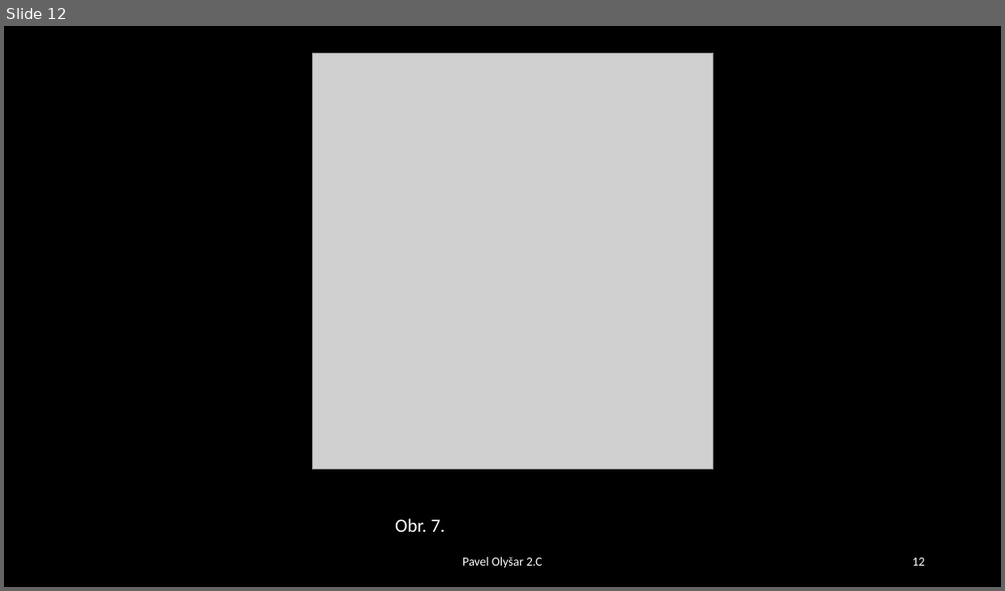
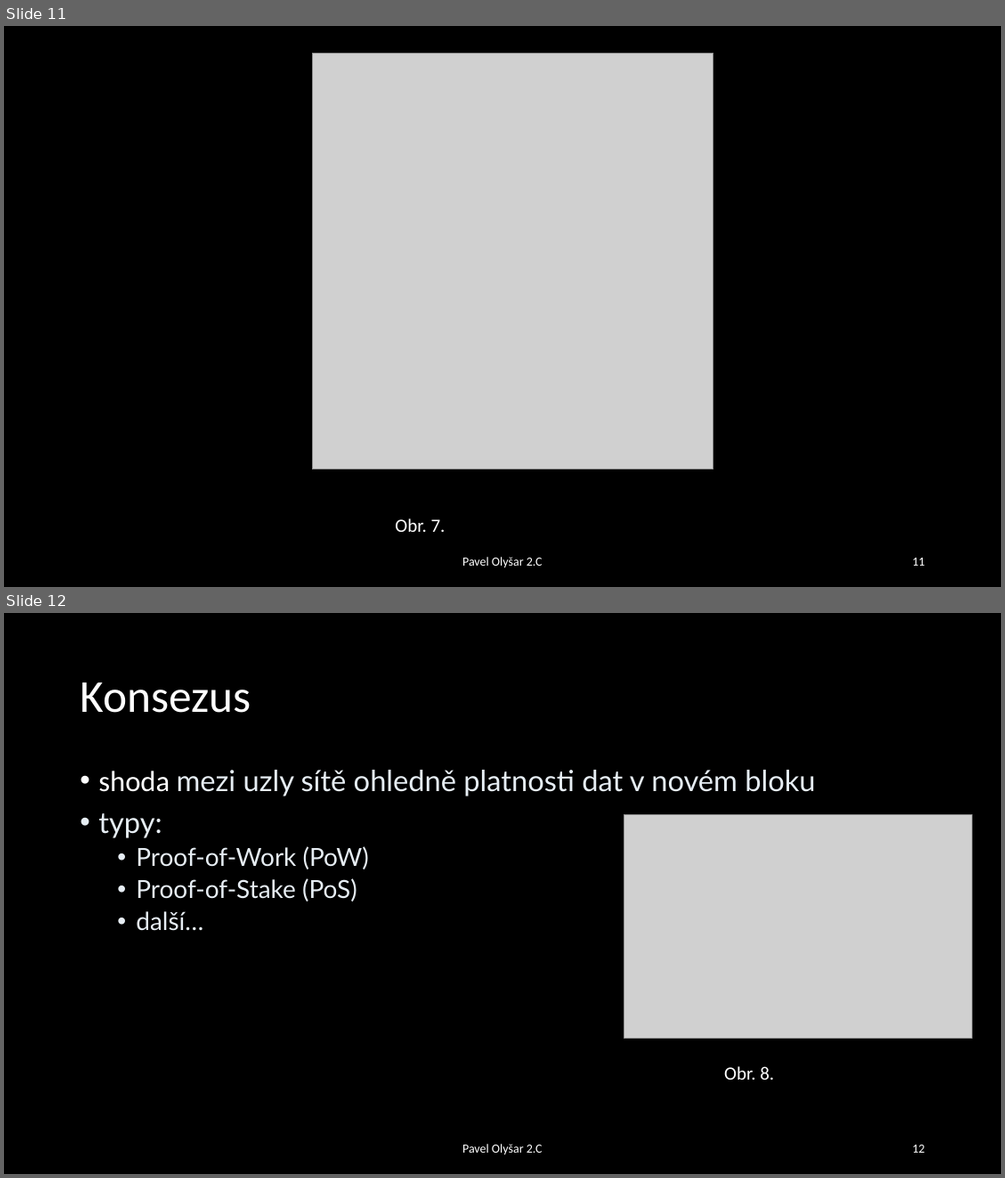
Before and after one commit to PavelOlysar/BlockchainProject, a slide deck: Skripta/Blockchain - Pavel Olyšar.pptx. Shown one above the other, each under a label of ours: slide 12 before the commit, slides 11 and 12 after it. The pictures are 1005x591 and 1005x1178 pixels, drawn with LibreOffice and Linux fonts; fonts in the diff are those of the drawing; grey boxes stand for pictures. Boxes give left, top, right and bottom in pixels: in the first picture for what was removed or moved away, otherwise in the second. Text is boxed around its words. In the diff, an @@ line names an element or a change of style, - is before the commit and + after.

```diff
--- a/Skripta/Blockchain - Pavel Olyšar.pptx
+++ b/Skripta/Blockchain - Pavel Olyšar.pptx
@@ slide 12 added at box(4, 613, 1001, 1174), background #000000 @@
@@ title added at box(80, 682, 251, 713), 44 pt, text #FFFFFF @@
+Konsezus
@@ text added at box(98, 770, 815, 931), 28 pt, text #E6EDF3 @@
+• shoda mezi uzly sítě ohledně platnosti dat v novém bloku
+• typy:
+  • Proof-of-Work (PoW)
+  • Proof-of-Stake (PoS)
+  • další…
@@ picture added at box(624, 814, 972, 1038) @@
@@ text added at box(724, 1066, 774, 1079), 18 pt, text #FFFFFF @@
+Obr. 8.
@@ text added at box(462, 1143, 542, 1155), 12 pt, text #FFFFFF @@
+Pavel Olyšar 2.C
@@ page number added at box(912, 1144, 924, 1152), 12 pt, text #FFFFFF @@
+12
@@ what was slide 12 is now slide 11 @@
@@ page number at box(912, 557, 924, 565): text changed @@
-12
+11
```
Also in this commit, not shown: 4 slides changed, 7 other slides added, 1 slide removed.
